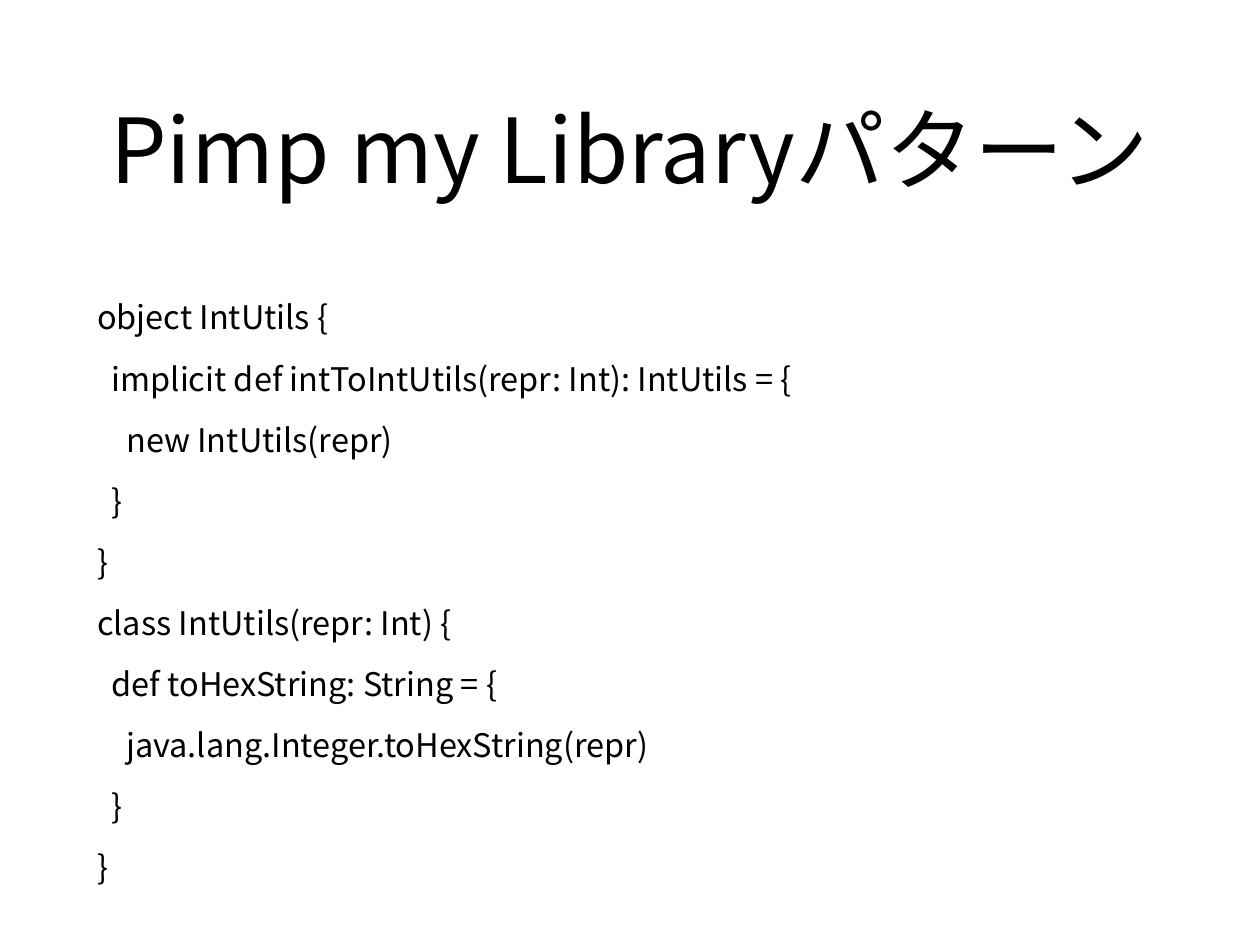
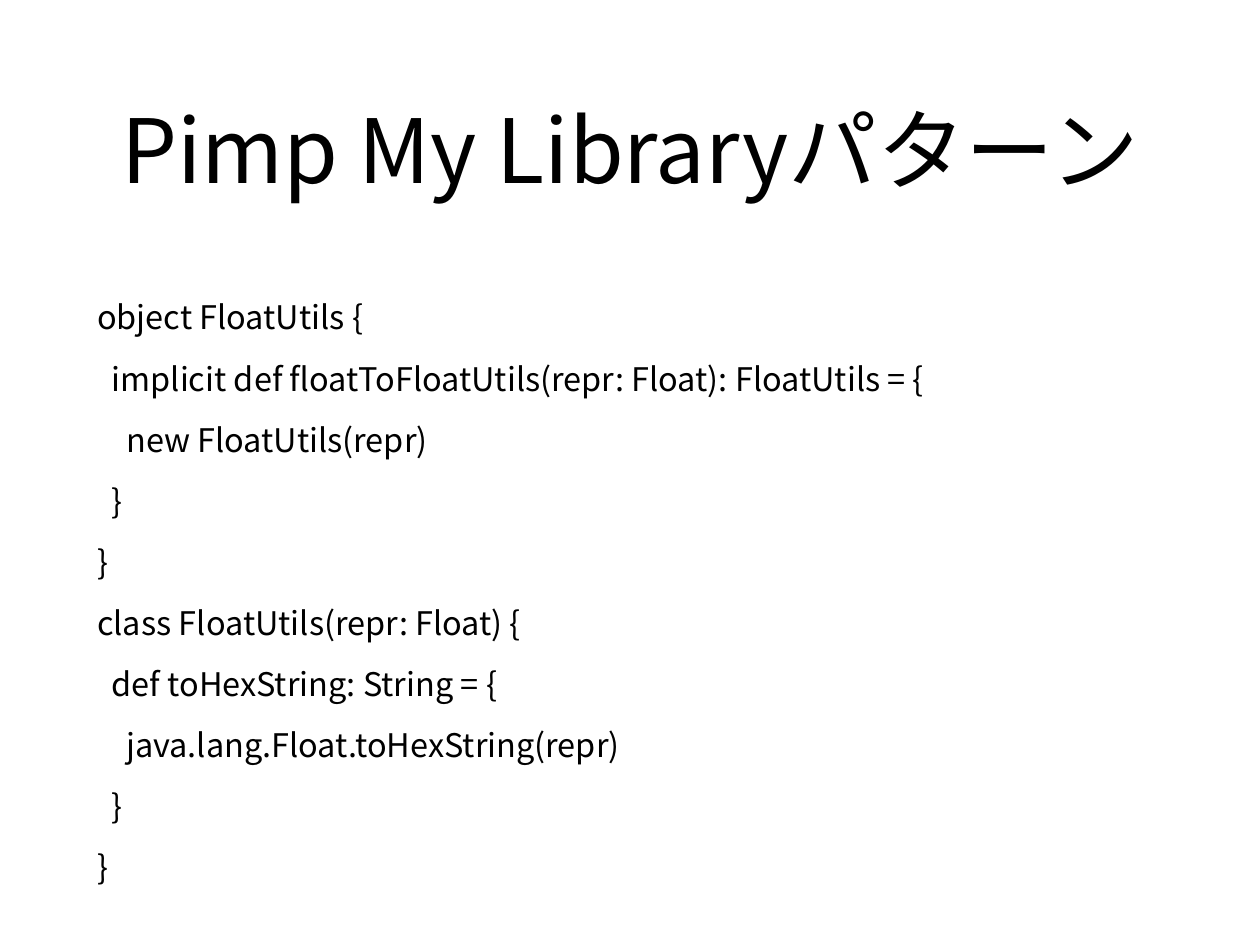
Before and after one commit to ynupc/scalastringcourseday4, a slide deck: slide 11 of doc/string_course_day4.pptx. Drawn at 1260x945 pixels with LibreOffice and Linux fonts; fonts in the diff are those of the drawing. Boxes give left, top, right and bottom in pixels: in the first picture for what was removed or moved away, otherwise in the second. Text is boxed around its words. In the diff, an @@ line names an element or a change of style, - is before the commit and + after.

```diff
--- a/doc/string_course_day4.pptx
+++ b/doc/string_course_day4.pptx
@@ title at (x1=121, y1=111, x2=1139, y2=204): text changed; size 72.8 to 72 pt @@
-Pimp my Libraryパターン
+Pimp My Libraryパターン
@@ text at (x1=97, y1=303, x2=880, y2=460): text changed @@
-object IntUtils {
-implicit def intToIntUtils(repr: Int): IntUtils = {
-new IntUtils(repr)
+object FloatUtils {
+implicit def floatToFloatUtils(repr: Float): FloatUtils = {
+new FloatUtils(repr)
@@ text at (x1=97, y1=608, x2=502, y2=643): text changed @@
-class IntUtils(repr: Int) {
+class FloatUtils(repr: Float) {
@@ text at (x1=126, y1=730, x2=619, y2=765): text changed @@
-java.lang.Integer.toHexString(repr)
+java.lang.Float.toHexString(repr)
```
Also in this commit, not shown: 1 slide added, 4 other files.
